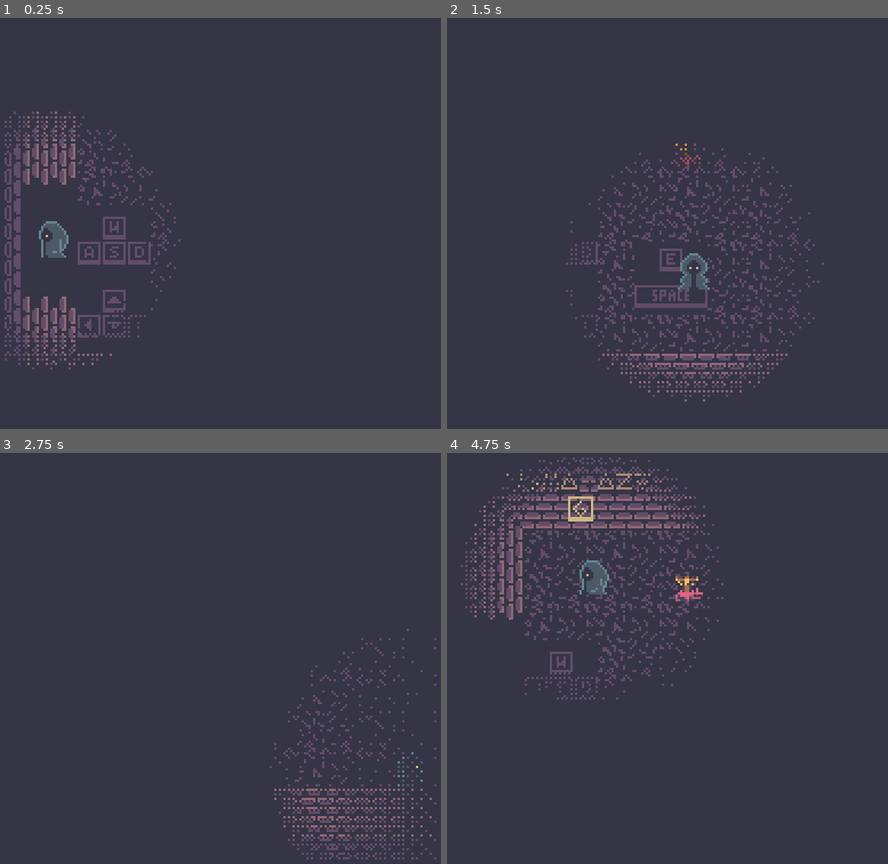
Above: before the commit, frames 1-4 (two rows, left to right).
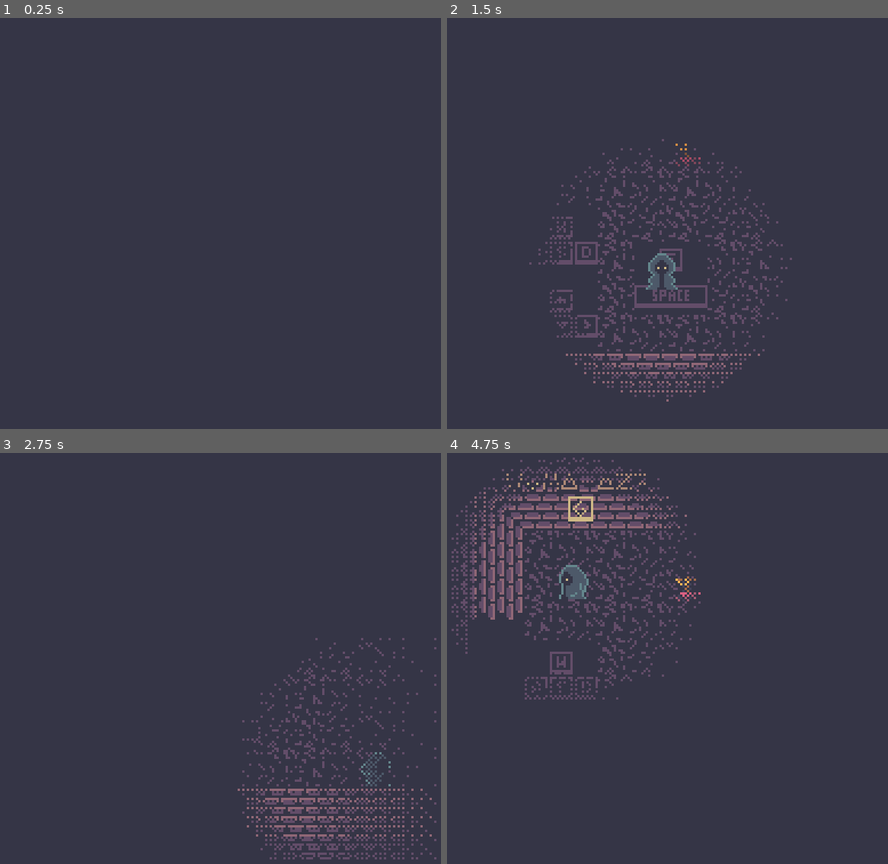
Above: after the commit, the same moments.

Repository: JoshuaKlot/gdg-game-jam-5
Game: Godot game, scene res://scene/game.tscn
Two runs of this game, one before a commit and one after it. Both use one fixed random seed, a clock stepped at 60 frames per second and the inputs below.
Inputs:
- Up to frame 1 (0.25 s): no input
- Up to frame 2 (1.5 s): tap Enter at 0.5 s; hold D (p_right) 0.53-1.28 s; hold Space (p_cast) 0.53-1.28 s; hold S (p_down) from 1.28 s (still down); tap E (p_collect) at 1.35 s
- Up to frame 3 (2.75 s): release S (p_down) at 2.03 s; hold D (p_right) from 2.03 s (still down); hold C (throw_toggle) from 2.03 s (still down)
- Up to frame 4 (4.75 s): release D (p_right) at 2.78 s; release C (throw_toggle) at 2.78 s; hold W (p_up) 2.78-3.53 s; tap Space (p_cast) at 2.85 s; hold E (p_collect) 3.53-4.28 s; hold A (p_left) from 3.53 s (still down); tap C (throw_toggle) at 4.35 s

The runs differ from the first frame. In frame 1, 5.0% of the frame differs, in the area x 1-41%, y 22-86%; in frame 2, 2.6%; in frame 3, 1.3%; in frame 4, 2.6%.

Commit message:
Add scene transitions

Diff:
--- a/scene/game.gd
+++ b/scene/game.gd
@@ -6,18 +6,26 @@
 @onready var cur_room: Node2D = null
 @onready var cur_room_source: PackedScene = null
 @onready var player: CharacterBody2D = null
+var is_transitioning := false
 
 func change_room(room: int) -> void:
+	is_transitioning = true
 	var room_scene: PackedScene = _G.room_to_scene.get(room)
 	if room_scene == null:
 		push_error("room {0} has no scene mapped to it".format([room]))
 		return
 
-	if cur_room:
-		cur_room.queue_free()
-		await get_tree().process_frame
+	var old_room = cur_room
 
 	player.process_mode = Node.PROCESS_MODE_DISABLED
+
+	var s = Darkness.get_node("ColorRect").material["shader_parameter/size"]
+	for i in 40:
+		Darkness.get_node("ColorRect").material["shader_parameter/size"] = (39-i) / 40. * s
+		await get_tree().process_frame
+	for i in 9: Darkness.get_node("ColorRect").material["shader_parameter/lights_on"][1 + i] = 0
+
+	if old_room: old_room.queue_free()
 
 	cur_room = room_scene.instantiate()
 	add_child(cur_room)
@@ -36,6 +44,13 @@
 
 	_G.room_changed.emit(room)
 	player.set_deferred("process_mode", PROCESS_MODE_INHERIT)
+
+	Darkness.get_node("ColorRect").material["shader_parameter/size"] = 0
+	for i in 40:
+		Darkness.get_node("ColorRect").material["shader_parameter/size"] = i / 40. * (80 + 5 * sin(2*Time.get_unix_time_from_system()))
+		await get_tree().process_frame
+
+	is_transitioning = false
 
 func cast_spell(spell: int) -> void:
 	var new := _G.spell_scenes[spell].instantiate()
@@ -58,7 +73,11 @@
 	change_room(_G.Room.ENTRANCE)
 	add_child(player)
 
-	var spawn: Node2D = get_tree().get_first_node_in_group("PlayerSpawn")
-	assert(spawn != null, "no Node in group PlayerSpawn found")
+	#var spawn: Node2D = get_tree().get_first_node_in_group("PlayerSpawn")
+	#assert(spawn != null, "no Node in group PlayerSpawn found")
+	var spawn: Node2D = null
+	while not spawn:
+		spawn = get_tree().get_first_node_in_group("PlayerSpawn")
+		await get_tree().process_frame
 
 	player.position = spawn.position
--- a/scene/player.gd
+++ b/scene/player.gd
@@ -99,14 +99,14 @@
 	else:
 		sigil_glow = lerpf(sigil_glow, 0, delta * 3)
 
-	sigil_layer.self_modulate = Color.WHITE.lerp(Color(2.2, 2.2, 2.2, 1), sigil_glow)
+	if sigil_layer: sigil_layer.self_modulate = Color.WHITE.lerp(Color(2.2, 2.2, 2.2, 1), sigil_glow)
 
 	@warning_ignore("integer_division")
 	Darkness.get_node("ColorRect").material["shader_parameter/pos"] = global_position - $Camera2D.get_screen_center_position() + Vector2(256/2, 192/2)
 	if _G.inventory.has(_G.Item.TORCHFROG) and get_children().size() >= 4:
 		@warning_ignore("integer_division")
 		Darkness.get_node("ColorRect").material["shader_parameter/lights"][0] = get_tree().get_first_node_in_group("TorchFrog").global_position - $Camera2D.get_screen_center_position() + Vector2(256/2, 192/2)
-	Darkness.get_node("ColorRect").material["shader_parameter/size"] = 80 + 5 * sin(2*Time.get_unix_time_from_system())
+	if not get_tree().current_scene.is_transitioning: Darkness.get_node("ColorRect").material["shader_parameter/size"] = 80 + 5 * sin(2*Time.get_unix_time_from_system())
 
 	if camera_shaking: $Camera2D.offset = 2*Vector2(randf()*2-1, randf()*2-1)
 	else: $Camera2D.offset = Vector2.ZERO
--- a/scene/torch.gd
+++ b/scene/torch.gd
@@ -11,8 +11,6 @@
 	if _G.torch_puzzle_lit.get_or_add(position, id == 1):
 		call_deferred("enflame")
 	z_index = floori(global_position.y)
-
-
 
 func enflame() -> void:
 	if not on_fire:
